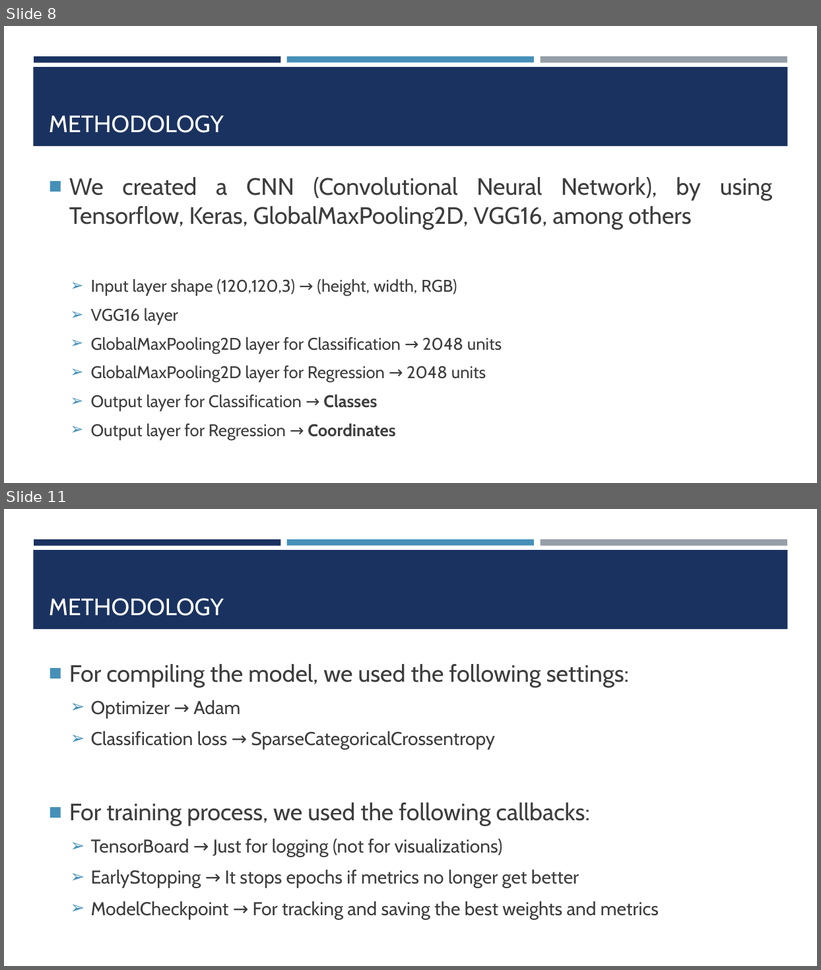
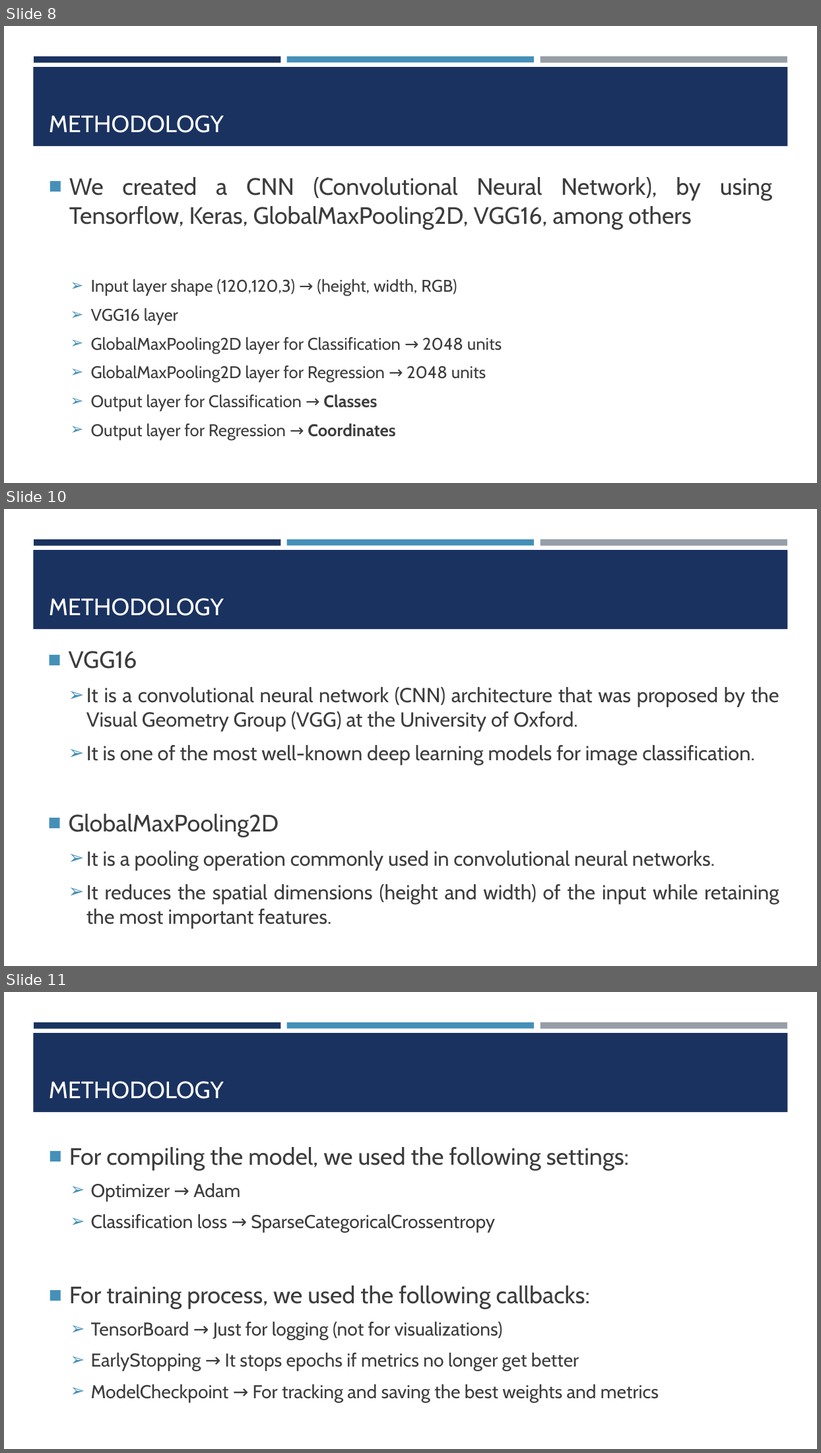
Before and after one commit to kompany04/Capstone_Project, a slide deck: Documents/BDM-3035.pptx. Shown one above the other, each under a label of ours: slides 8 and 11 before the commit, slides 8, 10 and 11 after it; the slides between them are not shown. The pictures are 821x970 and 821x1453 pixels, drawn with LibreOffice and Linux fonts; fonts in the diff are those of the drawing. Boxes give left, top, right and bottom in pixels: in the first picture for what was removed or moved away, otherwise in the second. Text is boxed around its words. In the diff, an @@ line names an element or a change of style, - is before the commit and + after.

```diff
--- a/Documents/BDM-3035.pptx
+++ b/Documents/BDM-3035.pptx
@@ slide 10 added at <box>4,509,817,966</box>, background #FFFFFF; not listed: 4 template elements that a slide beside it also shows @@
@@ title added at <box>49,598,224,616</box>, 28 pt, text #FFFFFF @@
+METHODOLOGY
@@ text added at <box>69,651,780,928</box>, 24 pt, text #3D3D3D @@
+  ■ VGG16
+    ➢ It is a convolutional neural network (CNN) architecture that was proposed by the Visual Geometry Group (VGG) at the University of Oxford.
+    ➢ It is one of the most well-known deep learning models for image classification.
+  ■ GlobalMaxPooling2D
+    ➢ It is a pooling operation commonly used in convolutional neural networks.
+    ➢ It reduces the spatial dimensions (height and width) of the input while retaining the most important features.
```
Also in this commit, not shown: 3 slides changed, 1 other slide added, 2 slides removed, 22 other files.
